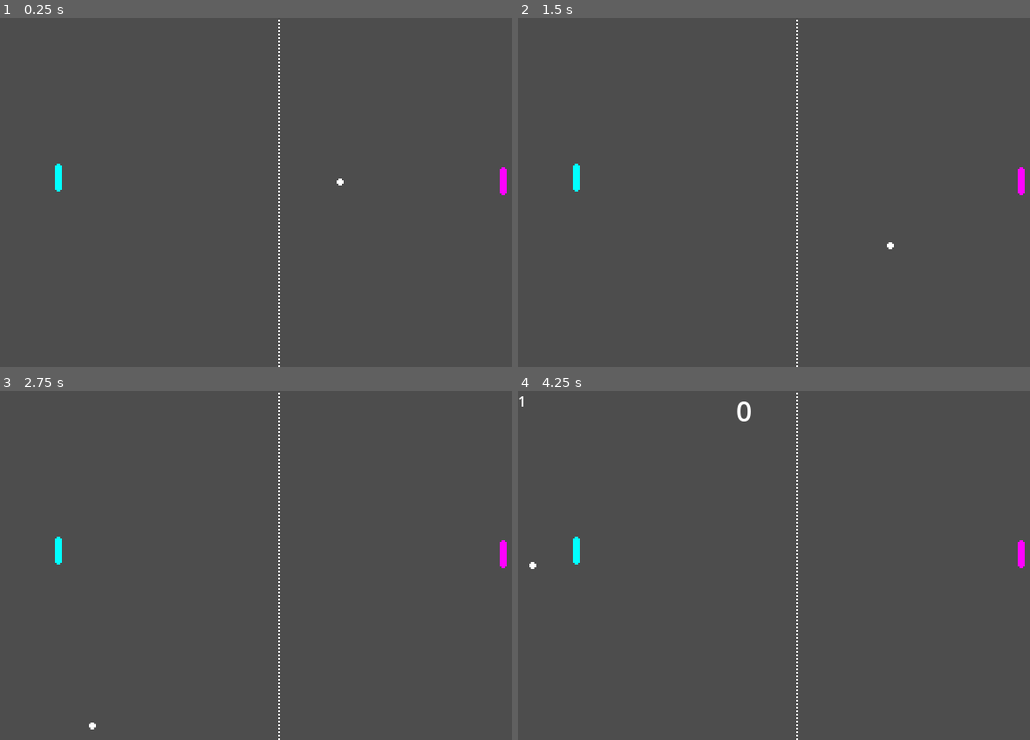
Above: before the commit, frames 1-4 (two rows, left to right).
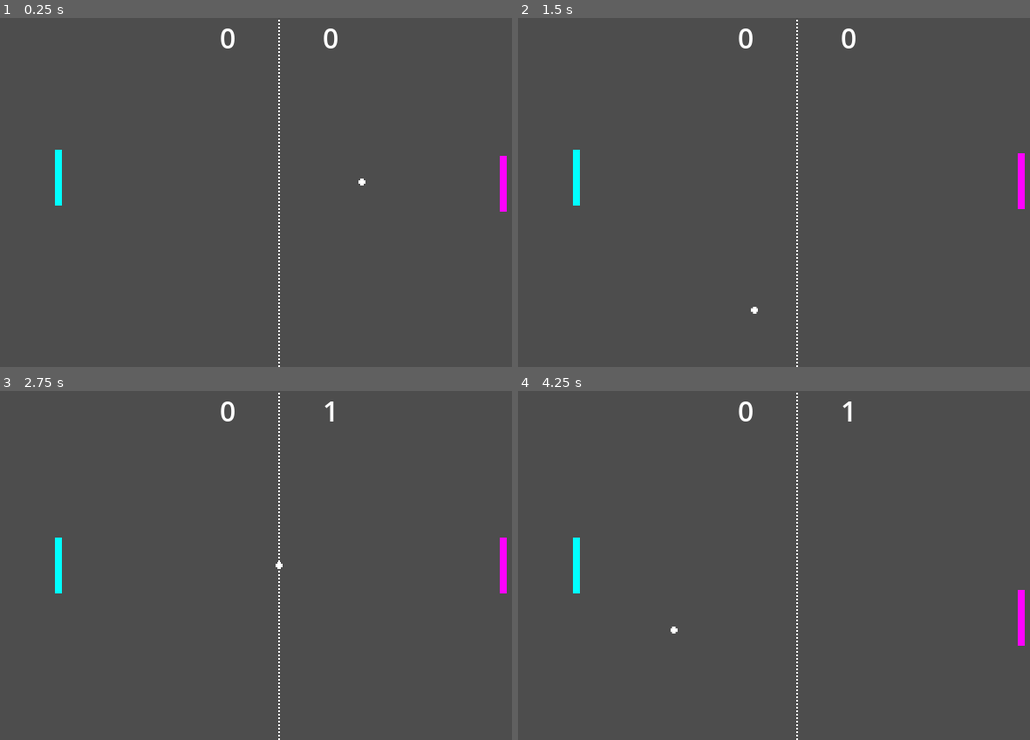
Above: after the commit, the same moments.

Repository: kevingao26/20gc_01_Pong
Game: Godot game, scene res://pong.tscn
Two runs of this game, one before a commit and one after it. Both use one fixed random seed, a clock stepped at 60 frames per second and the inputs below.
Inputs:
- Up to frame 1 (0.25 s): no input
- Up to frame 2 (1.5 s): no input
- Up to frame 3 (2.75 s): no input
- Up to frame 4 (4.25 s): tap Enter at 2.75 s

The runs differ from the first frame. In frame 1, 0.5% of the frame differs, in the area x 10-99%, y 3-56%; in frame 2, 0.5%; in frame 3, 0.4%; in frame 4, 0.7%, in the area x 0-99%, y 1-73%.

Commit message:
game finished besides menu

Diff:
--- a/pong.gd
+++ b/pong.gd
@@ -6,73 +6,155 @@
 var direction = Vector2(1.0, 0.0)
 
 # Constant for ball speed (in pixels/second)
-const INITIAL_BALL_SPEED = 280
+const INITIAL_BALL_SPEED = 380
 # Speed of the ball (also in pixels/second)
 var ball_speed = INITIAL_BALL_SPEED
 # Constant for pads speed
-const PAD_SPEED = 400
+const MAX_PADDLE_SPEED = 500
+const PADDLE_ACCELERATION = 5000
+const PADDLE_DECELERATION = 3000
+const AI_SPEED = 200
 
 var score_p1 = 0
 var score_p2 = 0
 
+var use_ai = true
+
+var paddle_hit_sound: AudioStreamPlayer
+var score_pause_timer: Timer
+
+var p1_velocity = 0
+var p2_velocity = 0
+
 # Called when the node enters the scene tree for the first time.
 func _ready():
-	screen_size = get_viewport_rect().size
-	pad_size = $p1.get_texture().get_size()
-	set_process(true)
+    screen_size = get_viewport_rect().size
+    pad_size = $p1.get_texture().get_size()
+    $score_label_p1.horizontal_alignment = HORIZONTAL_ALIGNMENT_RIGHT
+    $score_label_p2.horizontal_alignment = HORIZONTAL_ALIGNMENT_LEFT
+    update_score_display()
+    set_process(true)
 
+    # set up sound effect
+    paddle_hit_sound = AudioStreamPlayer.new()
+    add_child(paddle_hit_sound)
+    paddle_hit_sound.stream = load("res://assets/sounds/paddle.wav")
+
+    # set up the score pause timer
+    score_pause_timer = Timer.new()
+    add_child(score_pause_timer)
+    score_pause_timer.one_shot = true
+    score_pause_timer.wait_time = 1.0
 
 func paddle_contact(left, right, ball_pos):
-	if ((left.has_point(ball_pos) and direction.x < 0) or (right.has_point(ball_pos) and direction.x > 0)):
-		direction.x = -direction.x
-		direction.y = randf()*2.0 - 1
-		direction = direction.normalized()
-		ball_speed *= 1.02
+    if ((left.has_point(ball_pos) and direction.x < 0) or (right.has_point(ball_pos) and direction.x > 0)):
+        direction.x = -direction.x
+        direction.y = randf()*2.0 - 1
+        direction = direction.normalized()
+        ball_speed *= 1.06
+        paddle_hit_sound.play()
 
 func move_pad(pad, delta, xn):
-	var pad_position = pad.position
-	if (pad_position.y > 0 and Input.is_action_pressed("p" + str(xn) + "_up")):
-		pad_position.y += -PAD_SPEED * delta
-	if (pad_position.y < screen_size.y and Input.is_action_pressed("p" + str(xn) + "_down")):
-		pad_position.y -= -PAD_SPEED * delta
-	return pad_position
+    var input_direction = 0
+    if Input.is_action_pressed("p" + str(xn) + "_up"):
+        input_direction -= 1
+    if Input.is_action_pressed("p" + str(xn) + "_down"):
+        input_direction += 1
 
+    var velocity = p1_velocity if xn == 1 else p2_velocity
 
+    if input_direction != 0:
+        velocity += input_direction * PADDLE_ACCELERATION * delta
+    else:
+        velocity = move_toward(velocity, 0, PADDLE_DECELERATION * delta)
+
+    velocity = clamp(velocity, -MAX_PADDLE_SPEED, MAX_PADDLE_SPEED)
+
+    pad.position.y += velocity * delta
+    pad.position.y = clamp(pad.position.y, pad_size.y / 2, screen_size.y - pad_size.y / 2)
+
+    if xn == 1:
+        p1_velocity = velocity
+    else:
+        p2_velocity = velocity
+
+func move_ai_pad(pad, ball, delta):
+    var target_y = predict_ball_y(ball)
+    var direction = 1 if target_y > pad.position.y else -1
+    pad.position.y += direction * AI_SPEED * delta
+    print(pad.position.y)
+    pad.position.y = clamp(pad.position.y, 0, screen_size.y)
+
+func predict_ball_y(ball):
+    var ball_position = ball.position
+    var ball_velocity = direction * ball_speed
+
+    # calculate time for ball to reach AI paddle's x position
+    var time_to_reach = ($p2.position.x - ball_position.x) / ball_velocity.x
+
+    # predict y position
+    var predicted_y = ball_position.y + (ball_velocity.y * time_to_reach)
+
+    # bounces
+    var bounces = int(abs(predicted_y) / screen_size.y)
+    predicted_y = fmod(abs(predicted_y), screen_size.y)
+
+    if bounces % 2 != 0:
+        predicted_y = screen_size.y - predicted_y
+
+    return predicted_y
+
+func _process(delta):
+    if score_pause_timer.is_stopped():
+        process_game(delta)
 
 # Called every frame. 'delta' is the elapsed time since the previous frame.
-func _process(delta):
-	var ball_pos = $ball.position
-	var p1 = Rect2( $p1.position - pad_size*0.5, pad_size )
-	var p2 = Rect2( $p2.position- pad_size*0.5, pad_size )
+func process_game(delta):
+    var ball_pos = $ball.position
+    var p1 = Rect2( $p1.position - pad_size*0.5, pad_size )
+    var p2 = Rect2( $p2.position- pad_size*0.5, pad_size )
 
-	# Integrate new ball position
-	ball_pos += direction * ball_speed * delta
+    # Integrate new ball position
+    ball_pos += direction * ball_speed * delta
 
-	# check for paddle contact
-	paddle_contact(p1, p2, ball_pos)
+    # check for paddle contact
+    paddle_contact(p1, p2, ball_pos)
 
-	# flip when touching roof or floor
-	if ((ball_pos.y < 0 and direction.y < 0) or (ball_pos.y > screen_size.y and direction.y > 0)):
-		direction.y = -direction.y
+    # flip when touching roof or floor
+    if ((ball_pos.y < 0 and direction.y < 0) or (ball_pos.y > screen_size.y and direction.y > 0)):
+        direction.y = -direction.y
 
-	# move left pad
-	$p1.position = move_pad($p1, delta, 1)
-	$p2.position = move_pad($p2, delta, 2)
+    # move left pad
+    move_pad($p1, delta, 1)
 
-	# keep track of score
-	if (ball_pos.x < 0 or ball_pos.x > screen_size.x):
-		if ball_pos.x < 0:
-			score_p2 += 1
-		else:
-			score_p1 += 1
-		update_score_display()
-		ball_pos = screen_size*0.5
-		ball_speed = INITIAL_BALL_SPEED
-		direction = Vector2(-1, 0)
+    # move right pad
+    if not use_ai:
+        move_pad($p2, delta, 2)
+    else:
+        move_ai_pad($p2, $ball, delta)
 
-	$ball.position = ball_pos
+    # keep track of score
+    if (ball_pos.x < 0 or ball_pos.x > screen_size.x):
+        if ball_pos.x < 0:
+            score_p2 += 1
+            direction = Vector2(-1, 0)
+        else:
+            score_p1 += 1
+            direction = Vector2(1, 0)
+        update_score_display()
+
+        # reset
+        ball_pos = screen_size*0.5
+        ball_speed = INITIAL_BALL_SPEED
+        $p1.position.y = screen_size.y * 0.5
+        $p2.position.y = screen_size.y * 0.5
+        p1_velocity = 0
+        p2_velocity = 0
+
+        score_pause_timer.start()
+
+    $ball.position = ball_pos
 
 func update_score_display():
-	$score_label_p1.text = str(score_p1)
-	$score_label_p2.text = str(score_p2)
-	print(score_p1, score_p2)
+    $score_label_p1.text = str(score_p1)
+    $score_label_p2.text = str(score_p2)
--- a/pong.tscn
+++ b/pong.tscn
@@ -25,14 +25,14 @@
 position = Vector2(320, 188)
 texture = ExtResource("4_wauri")
 
-[node name="RigidBody2D" type="RigidBody2D" parent="."]
-
 [node name="score_label_p1" type="Label" parent="."]
-offset_left = 250.0
-offset_right = 290.0
-offset_bottom = 23.0
+offset_left = 230.0
+offset_right = 270.0
+offset_bottom = 45.0
 theme_override_font_sizes/font_size = 32
 
 [node name="score_label_p2" type="Label" parent="."]
-offset_right = 40.0
-offset_bottom = 23.0
+offset_left = 370.0
+offset_right = 410.0
+offset_bottom = 45.0
+theme_override_font_sizes/font_size = 32
Binary file changed: assets/left_pallete.png
Binary file changed: assets/right_pallete.png
Not shown, added: assets/sounds/paddle.wav.import
Not shown, added: assets/sounds/paddle.wav
